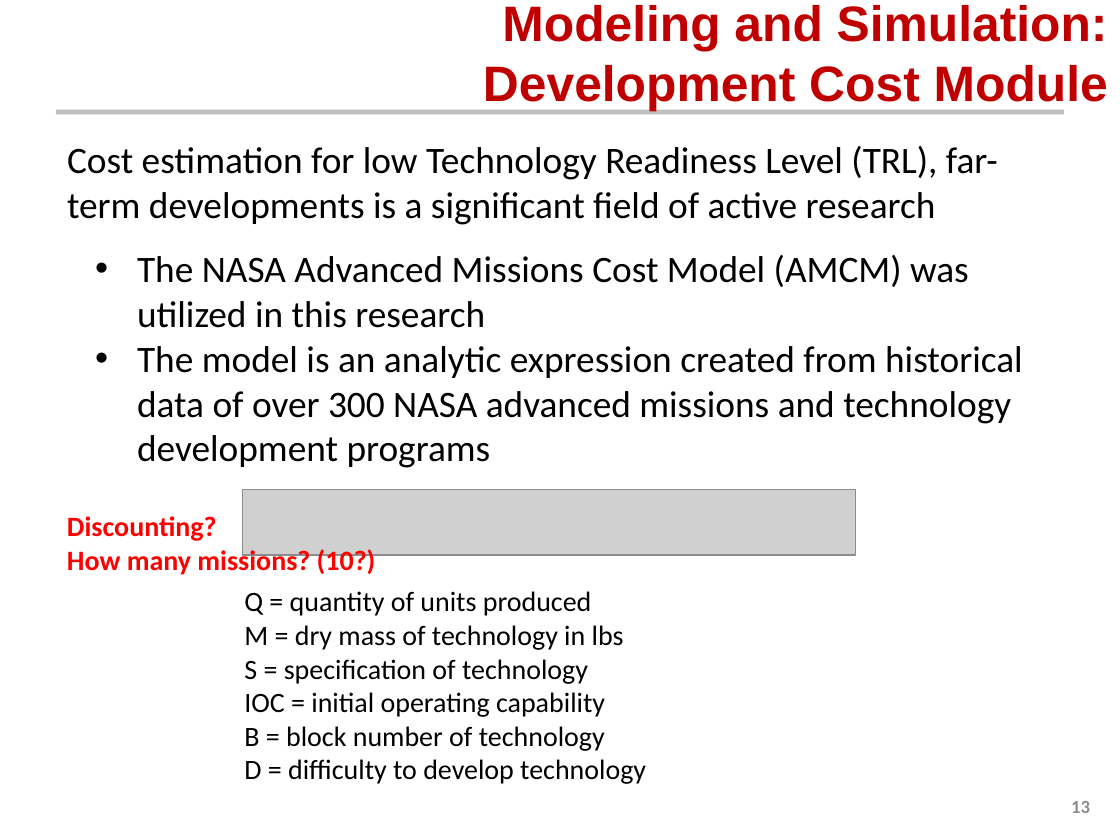
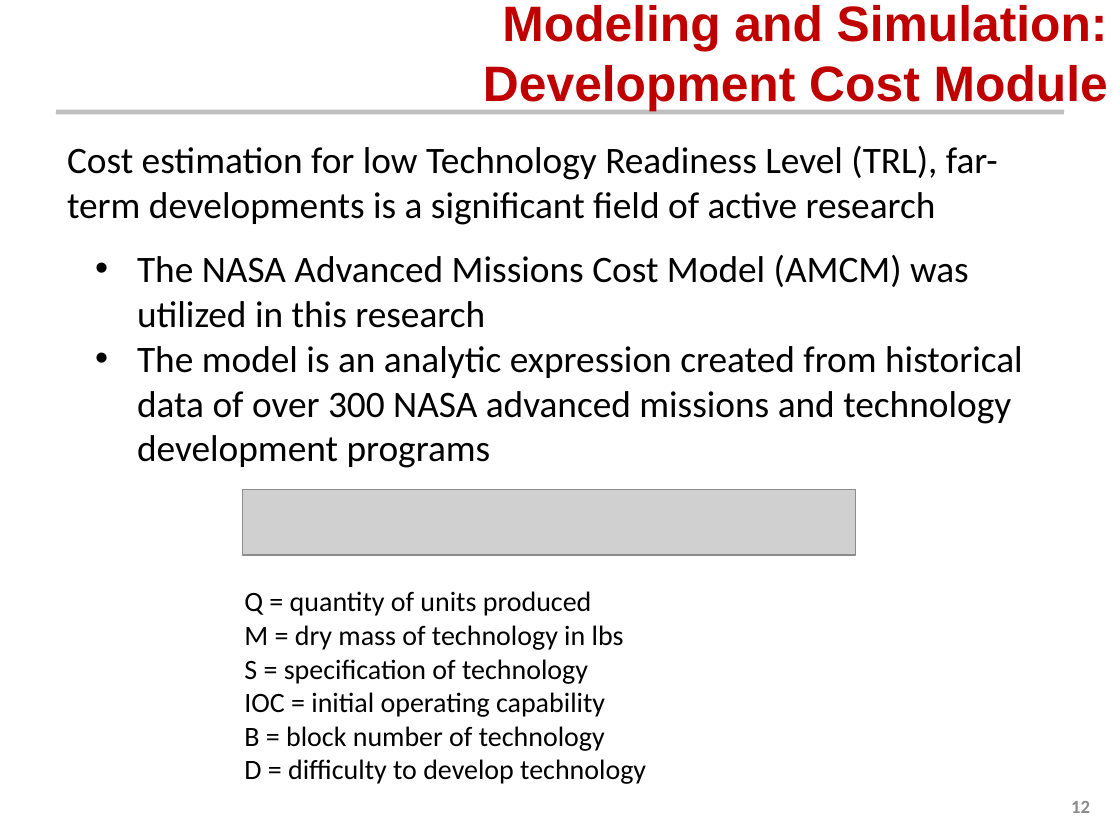
Before and after one commit to AeroSigma/Mars2040, a slide deck: slide 12 of MSDO/Assignment5/Mars 2040 Optimization Presentation.pptx (slide 13 before the commit). Drawn at 1120x840 pixels with LibreOffice and Linux fonts; fonts in the diff are those of the drawing; grey boxes stand for pictures; background and template pictures are left out. Boxes give left, top, right and bottom in pixels: in the first picture for what was removed or moved away, otherwise in the second. Text is boxed around its words. In the diff, an @@ line names an element or a change of style, - is before the commit and + after.

```diff
--- a/MSDO/Assignment5/Mars 2040 Optimization Presentation.pptx
+++ b/MSDO/Assignment5/Mars 2040 Optimization Presentation.pptx
@@ text removed at (67,516,376,577) @@
-Discounting?
-How many missions? (10?)
@@ page number at (1071,801,1090,813): text changed @@
-13
+12
```
Also in this commit, not shown: 9 other slides changed, 2 slides added, 6 other files.
